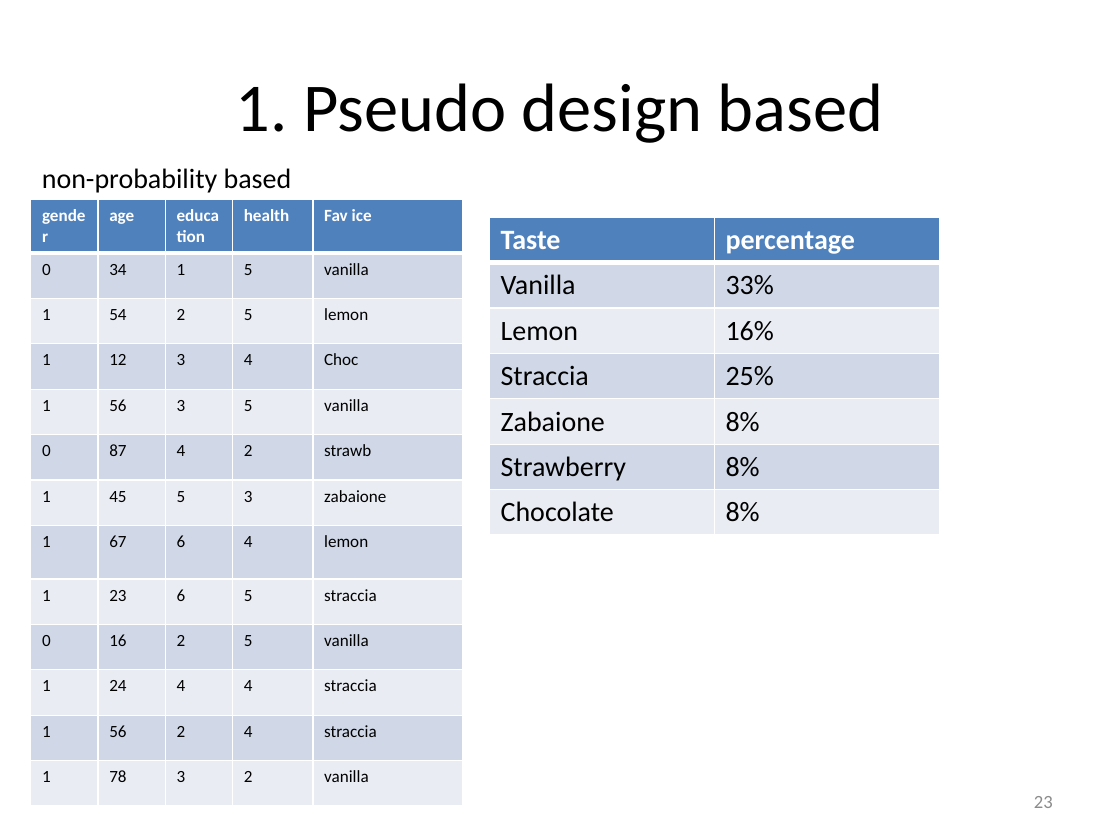
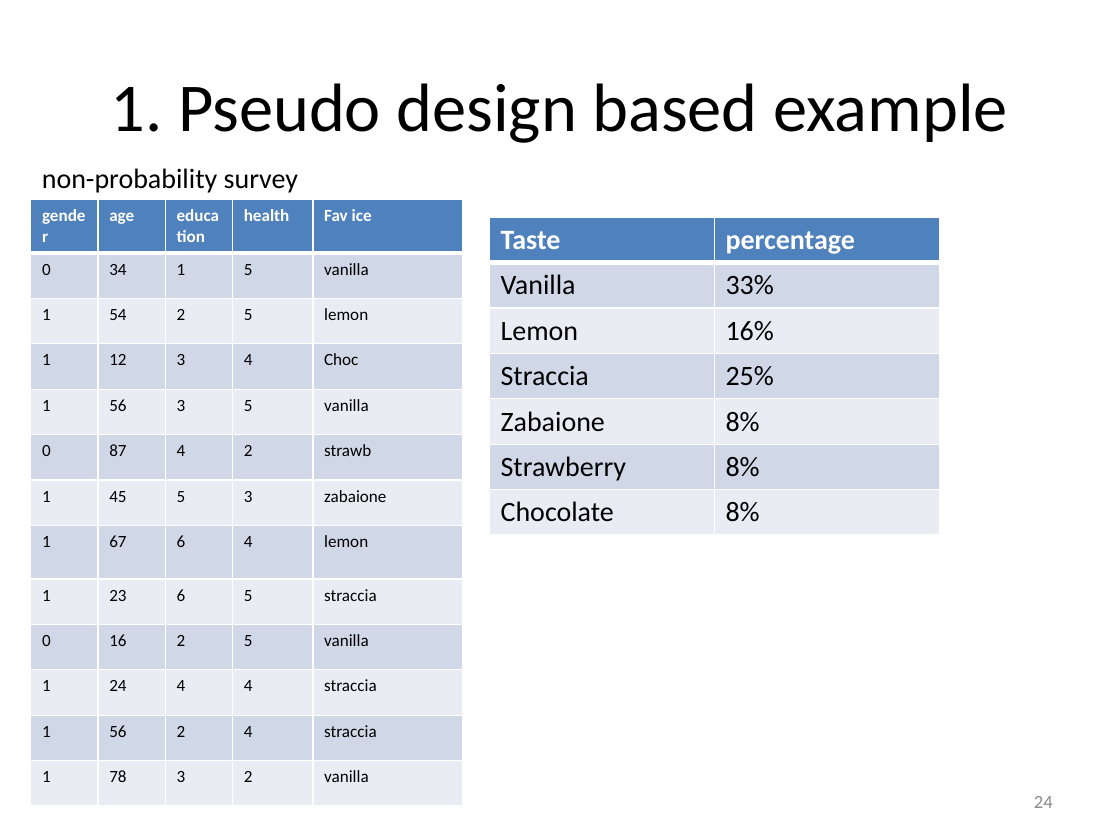
Before and after one commit to peterlugtig/peterlugtig.github.io, a slide deck: slide 24 of static/files/SDA/week13/lecture_week_13.pptx (slide 23 before the commit). Drawn at 1120x840 pixels with LibreOffice and Linux fonts; fonts in the diff are those of the drawing. Boxes give left, top, right and bottom in pixels: in the first picture for what was removed or moved away, otherwise in the second. Text is boxed around its words. In the diff, an @@ line names an element or a change of style, - is before the commit and + after.

```diff
--- a/static/files/SDA/week13/lecture_week_13.pptx
+++ b/static/files/SDA/week13/lecture_week_13.pptx
@@ title at <box>111,83,1008,143</box>: text changed @@
-1. Pseudo design based
+1. Pseudo design based example
@@ text at <box>42,168,298,193</box>: text changed @@
-non-probability based
+non-probability survey
@@ page number at <box>1034,796,1053,808</box>: text changed @@
-23
+24
```
Also in this commit, not shown: 22 other slides changed, 1 slide added, 3 other files.
